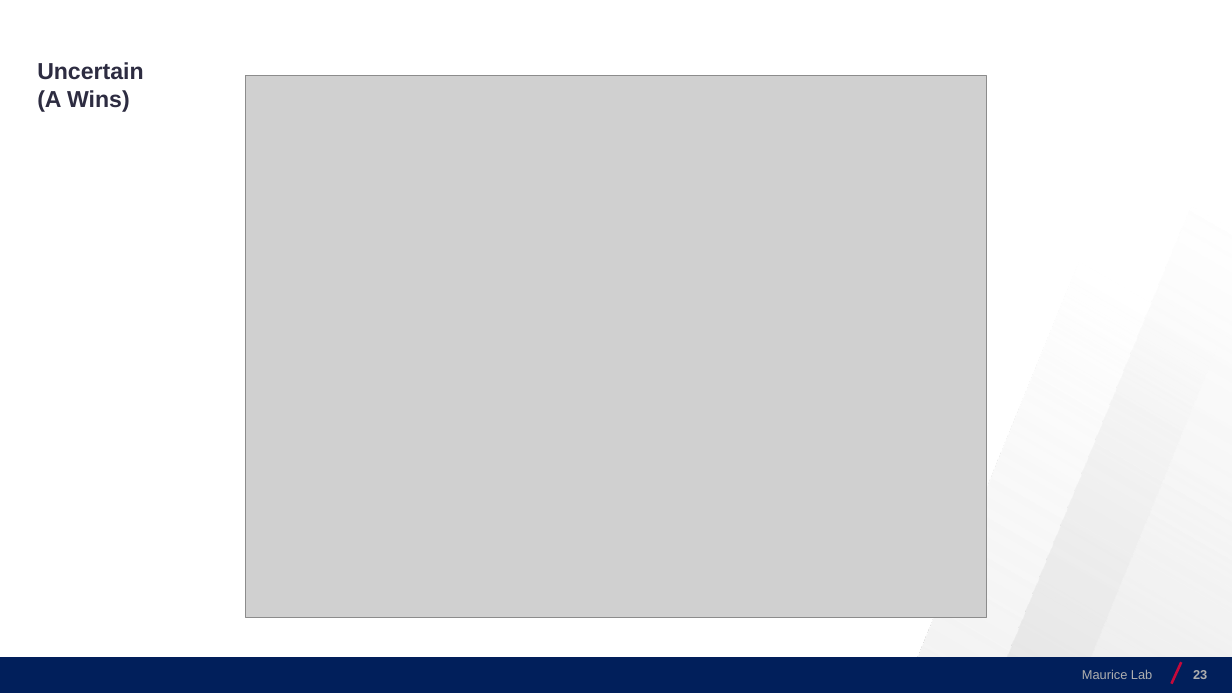
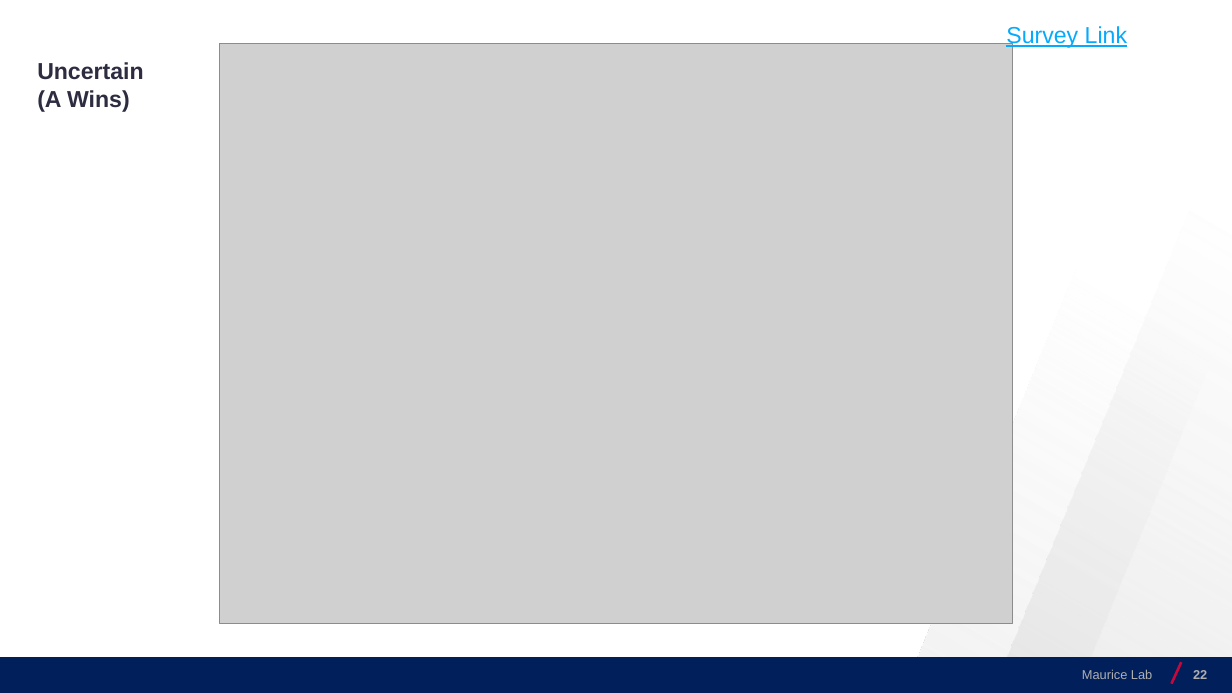
Before and after one commit to josecerv/sponsorship-network, a slide deck: slide 22 of MauriceLab-1113.pptx (slide 23 before the commit). Drawn at 1232x693 pixels with LibreOffice and Linux fonts; fonts in the diff are those of the drawing; grey boxes stand for pictures; background and template pictures are left out. Boxes give left, top, right and bottom in pixels: in the first picture for what was removed or moved away, otherwise in the second. Text is boxed around its words. In the diff, an @@ line names an element or a change of style, - is before the commit and + after.

```diff
--- a/MauriceLab-1113.pptx
+++ b/MauriceLab-1113.pptx
@@ text added at (1006,26,1127,48), 18 pt, text #06AAFC, underline @@
+Survey Link
@@ picture: place and size @@
-picture at (246,76,987,617)
+picture at (219,43,1013,623)
```
Also in this commit, not shown: 26 other slides changed, 2 slides removed.
